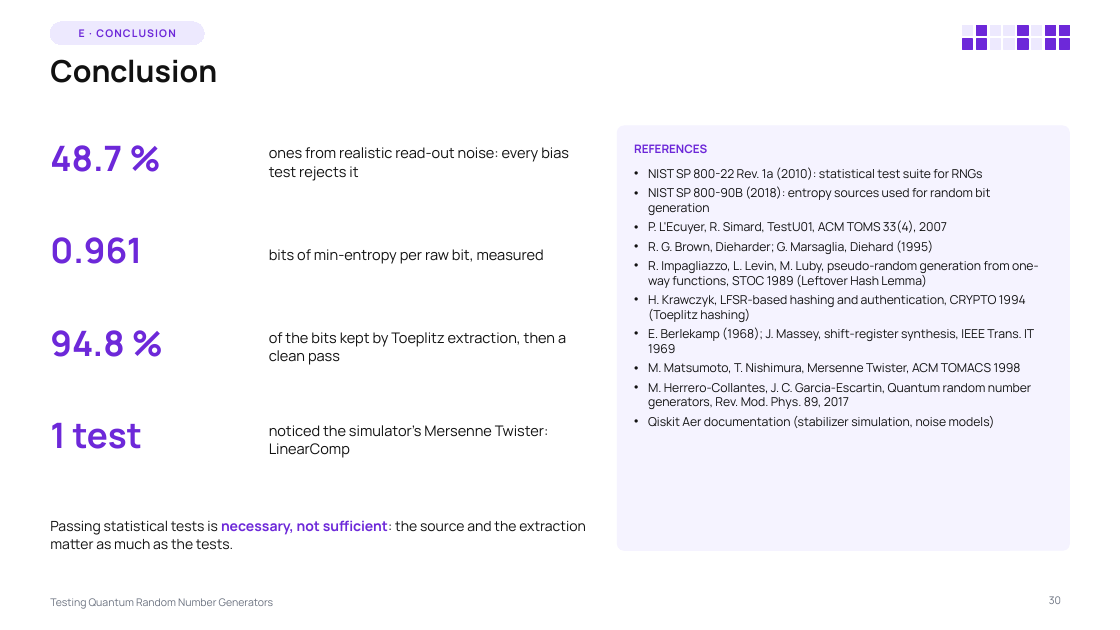
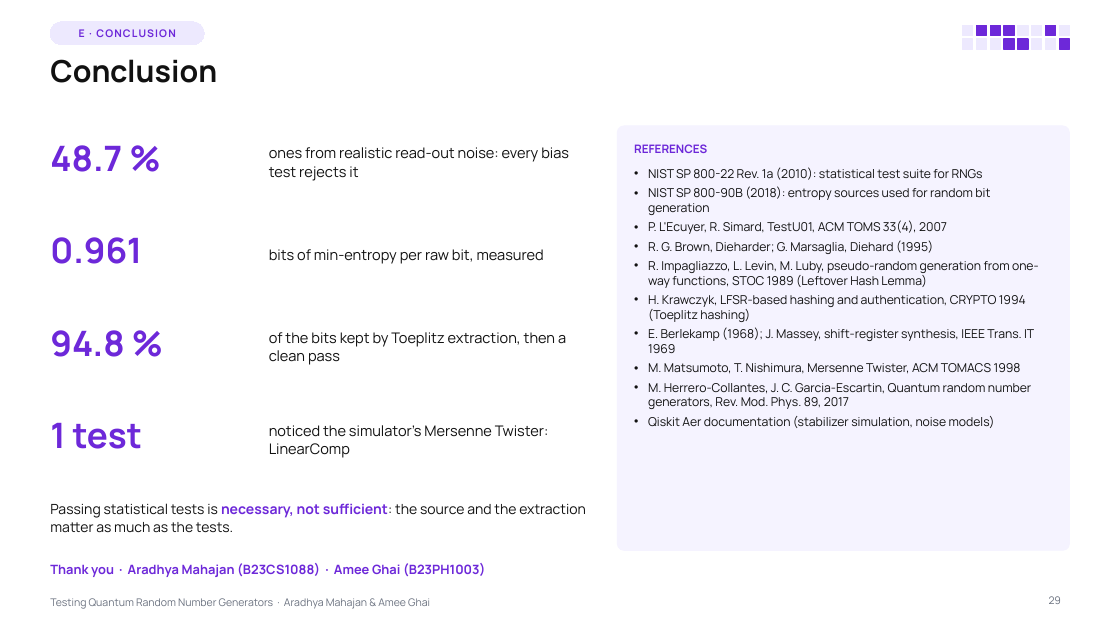
Before and after one commit to Aradhya2708/Quantum-RNG-Proj, a slide deck: slide 29 of presentation/QRNG_Testing_Lecture.pptx (slide 30 before the commit). Drawn at 1120x630 pixels with LibreOffice and Linux fonts; fonts in the diff are those of the drawing. Boxes give left, top, right and bottom in pixels: in the first picture for what was removed or moved away, otherwise in the second. Text is boxed around its words. In the diff, an @@ line names an element or a change of style, - is before the commit and + after.

```diff
--- a/presentation/QRNG_Testing_Lecture.pptx
+++ b/presentation/QRNG_Testing_Lecture.pptx
@@ fill #EDE9FE to #6D28D9; outline #EDE9FE 1 pt to #6D28D9 1 pt in 3 elements at bbox=[991, 25, 1001, 35], bbox=[1004, 25, 1014, 35], bbox=[1004, 39, 1014, 50] @@
@@ fill #6D28D9 to #EDE9FE; outline #6D28D9 1 pt to #EDE9FE 1 pt in 5 elements at bbox=[1018, 25, 1028, 35], bbox=[1060, 25, 1070, 35], bbox=[963, 39, 973, 50], bbox=[976, 39, 986, 50], bbox=[1046, 39, 1056, 50] @@
@@ text "Passing statistical tests is necessary, ...": place and size @@
-text "Passing statistical tests is necessary, ..." at bbox=[50, 520, 586, 550]
+text "Passing statistical tests is necessary, ..." at bbox=[50, 503, 586, 533]
@@ text added at bbox=[50, 563, 485, 577], 11 pt, text #6D28D9, bold @@
+Thank you · Aradhya Mahajan (B23CS1088) · Amee Ghai (B23PH1003)
@@ text at bbox=[50, 598, 430, 609]: text changed @@
-Testing Quantum Random Number Generators
+Testing Quantum Random Number Generators · Aradhya Mahajan & Amee Ghai
@@ page number at bbox=[1049, 596, 1061, 604]: text changed @@
-30
+29
```
Also in this commit, not shown: 25 other slides changed, 3 slides added, 4 slides removed, 7 other files.
